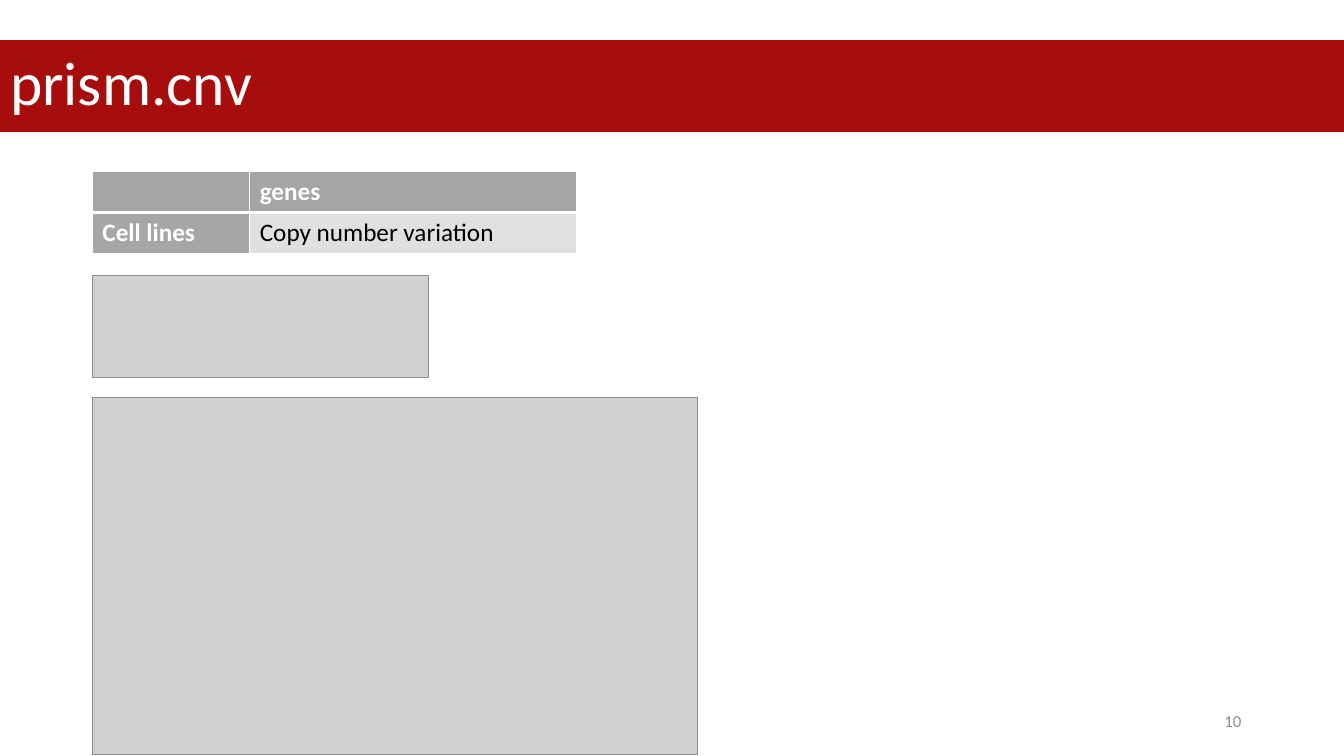
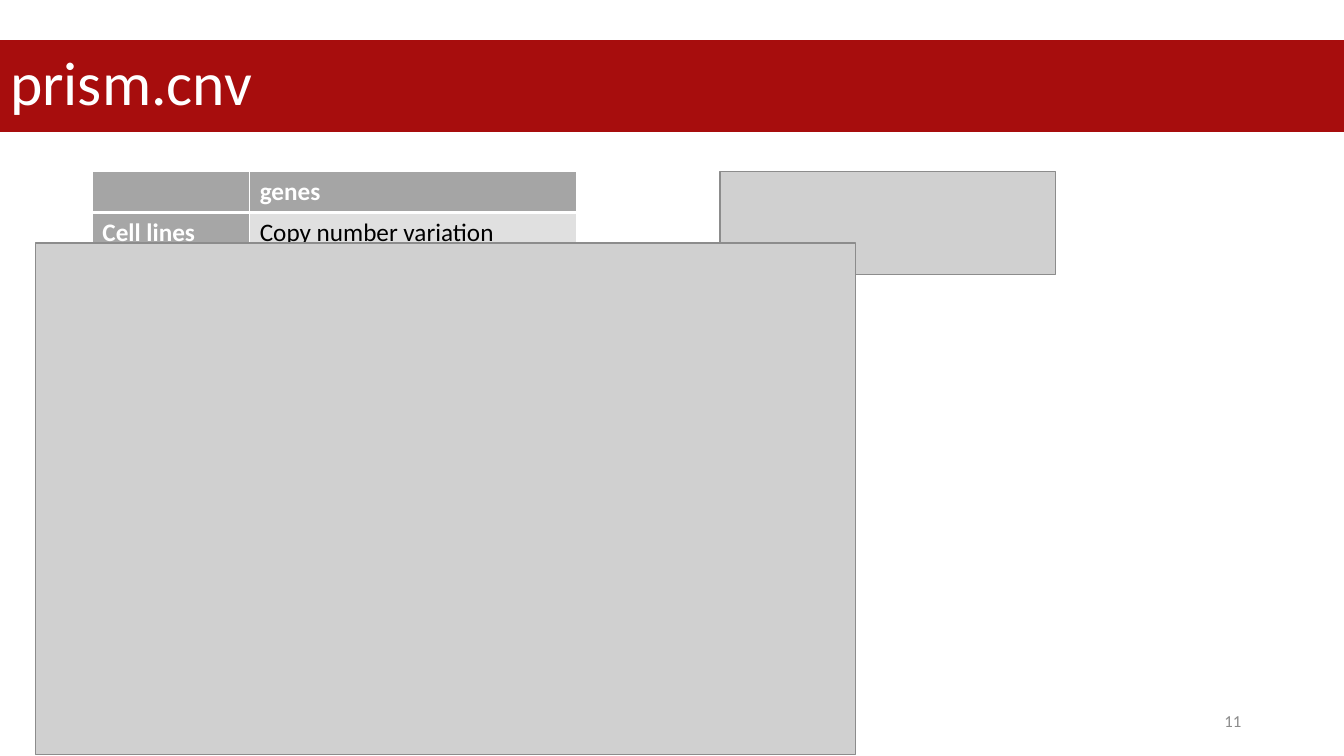
Before and after one commit to datascience-mobi-2023/topic05_team02, a slide deck: slide 11 of project proposal.pptx (slide 10 before the commit). Drawn at 1344x756 pixels with LibreOffice and Linux fonts; fonts in the diff are those of the drawing; grey boxes stand for pictures. Boxes give left, top, right and bottom in pixels: in the first picture for what was removed or moved away, otherwise in the second. Text is boxed around its words. In the diff, an @@ line names an element or a change of style, - is before the commit and + after.

```diff
--- a/project proposal.pptx
+++ b/project proposal.pptx
@@ picture: place and size @@
-picture at <box>93,275,429,378</box>
+picture at <box>720,171,1056,274</box>
@@ picture: place and size @@
-picture at <box>93,398,698,755</box>
+picture at <box>35,243,856,754</box>
@@ page number at <box>1224,716,1241,727</box>: text changed @@
-10
+11
```
Also in this commit, not shown: 4 other slides changed, 1 slide added.
